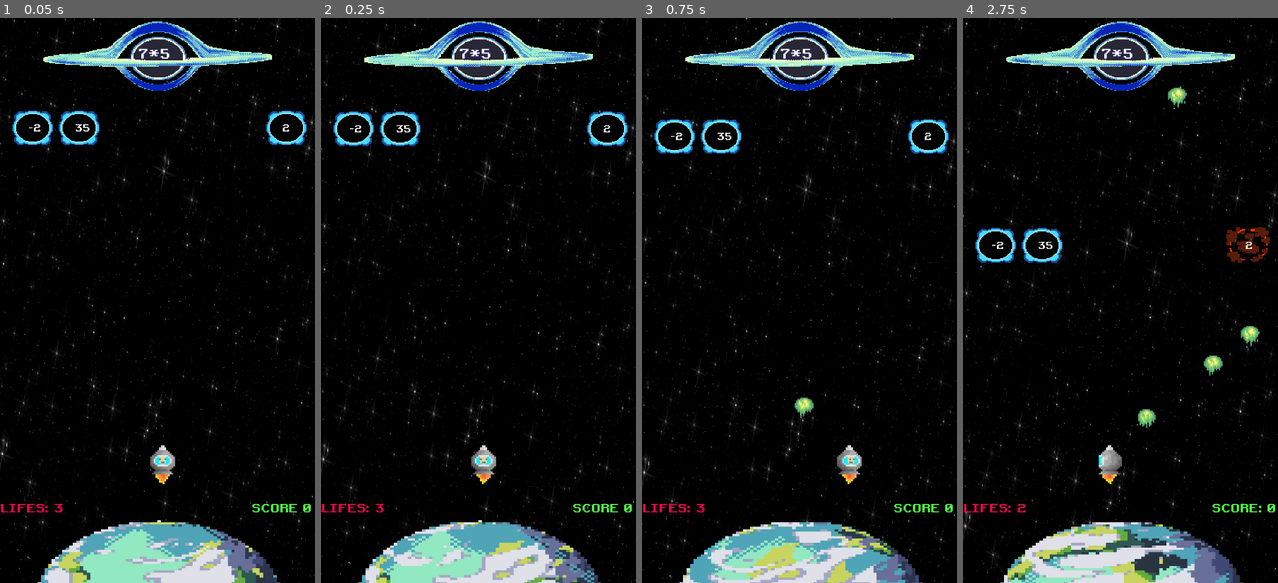
Above: before the commit, frames 1-4 (left to right).
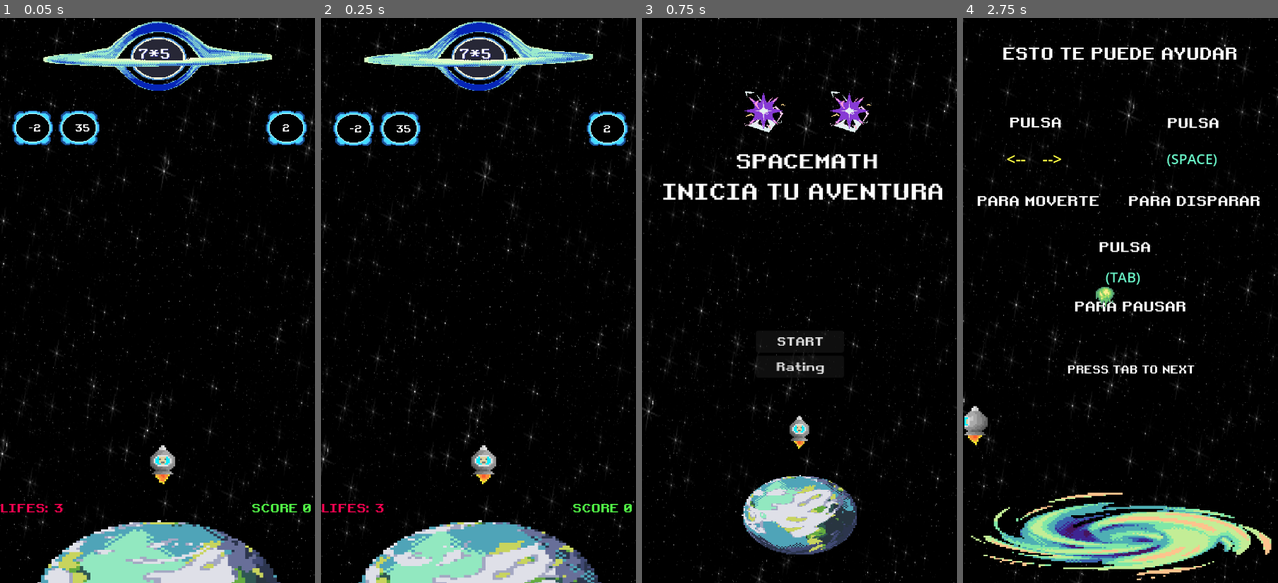
Above: after the commit, the same moments.

Repository: Keeeff9/math-kid
Game: Godot game, scene res://Main_World/world.tscn
Same seed, same stepped clock (60 frames per second), same inputs: the game is played once before the commit and once after it. This scene is started directly instead of the project's main scene. Sound files missing from this copy of the repository are replaced by a short silence.
Inputs (mouse positions are in pixels of both pictures, inside the frame that each line leads up to):
- Up to frame 1 (0.05 s): no input
- Up to frame 2 (0.25 s): no input
- Up to frame 3 (0.75 s): tap Enter (ui_accept) at 0.5 s; hold Right (ui_right) from 0.53 s (still down); hold R (Reiniciar, bound only after the commit) from 0.53 s (still down)
- Up to frame 4 (2.75 s): tap Enter (ui_accept) at 0.77, 0.8, 1.07, 2.1, 2.27, 2.57 s; release Right (ui_right) at 1.25 s; release R (Reiniciar, bound only after the commit) at 1.25 s; click (1120, 340) at 1.25 s, where only the run after the commit has a clickable "START"; hold Left (ui_left) from 2.03 s (still down); tap R (Reiniciar, bound only after the commit) at 2.3 s

Frame 1 is identical in both runs. In frame 2, less than 0.1% of the frame differs, in the area x 3-98%, y 17-23%; in frame 3, 19%; in frame 4, 20%, in the area x 0-100%, y 0-100%.

Commit message:
Agregando temporizador y reiniciar en menu pausa

Diff:
--- a/SpaceMath/v.0.2.2/Main_World/world.tscn
+++ b/SpaceMath/v.0.2.2/Main_World/world.tscn
@@ -493,10 +493,10 @@
 [node name="CanvasLayer" type="CanvasLayer" parent="."]
 
 [node name="menuPausa" parent="CanvasLayer" instance=ExtResource("8_uhaoi")]
-offset_left = -7.0
-offset_top = -3.0
-offset_right = -7.0
-offset_bottom = -3.0
+offset_left = -18.0
+offset_top = -72.0
+offset_right = -18.0
+offset_bottom = -72.0
 
 [node name="Planet" type="AnimatedSprite2D" parent="."]
 texture_filter = 1
--- a/SpaceMath/v.0.2.2/Scenes/menu_pausa.tscn
+++ b/SpaceMath/v.0.2.2/Scenes/menu_pausa.tscn
@@ -8,6 +8,10 @@
 
 [sub_resource type="LabelSettings" id="LabelSettings_dotdj"]
 font_size = 27
+
+[sub_resource type="LabelSettings" id="LabelSettings_ntiai"]
+font = ExtResource("4_24mp2")
+font_size = 24
 
 [node name="menuPausa" type="Control"]
 process_mode = 3
@@ -45,3 +49,12 @@
 stream = ExtResource("5_8c2dc")
 volume_db = -12.53
 autoplay = true
+
+[node name="Restart" type="Label" parent="."]
+layout_mode = 0
+offset_left = 246.0
+offset_top = 950.0
+offset_right = 550.0
+offset_bottom = 981.0
+text = "PRESS R TO RESTART"
+label_settings = SubResource("LabelSettings_ntiai")
--- a/SpaceMath/v.0.2.2/Scenes/player.tscn
+++ b/SpaceMath/v.0.2.2/Scenes/player.tscn
@@ -133,3 +133,9 @@
 
 [node name="Shield" type="AudioStreamPlayer" parent="."]
 stream = ExtResource("3_gf1e3")
+
+[node name="ShootTimer" type="Timer" parent="."]
+wait_time = 1.7
+one_shot = true
+
+[connection signal="timeout" from="ShootTimer" to="." method="_on_shoot_timer_timeout"]
--- a/SpaceMath/v.0.2.2/Scripts/enemy.gd
+++ b/SpaceMath/v.0.2.2/Scripts/enemy.gd
@@ -2,7 +2,7 @@
 extends Area2D
 
 var choque_enemy := false
-var gravityy: Vector2 = Vector2(0, 70)
+var gravityy: Vector2 = Vector2(0, 60)
 var velocity: Vector2 = Vector2.ZERO
 @onready var enemy_animation: AnimatedSprite2D = $Animations
 @onready var respuesta: Label = $Respuesta
--- a/SpaceMath/v.0.2.2/Scripts/menu_pausa.gd
+++ b/SpaceMath/v.0.2.2/Scripts/menu_pausa.gd
@@ -6,14 +6,26 @@
 	$Background.visible = false
 	$Planet.visible = false
 	$Title.visible = false
-
+	$Restart.visible = false
 
 
 # Called every frame. 'delta' is the elapsed time since the previous frame.
 func _process(delta: float) -> void:
 	if Input.is_action_just_pressed("tab_pause"):
-		get_tree().paused  = not get_tree().paused
-		var is_paused = get_tree().paused
-		$Background.visible = is_paused
-		$Planet.visible = is_paused
-		$Title.visible = is_paused
+		pausa()
+
+func pausa():
+	var is_paused = not get_tree().paused
+	get_tree().paused  = is_paused
+	$Background.visible = is_paused
+	$Planet.visible = is_paused
+	$Title.visible = is_paused
+	$Restart.visible = is_paused
+
+
+
+
+func _input(event: InputEvent) -> void:
+	if event.is_action_pressed("Reiniciar"):
+		get_tree().paused = false
+		get_tree().change_scene_to_file("res://Scenes/menu.tscn")
--- a/SpaceMath/v.0.2.2/Scripts/player.gd
+++ b/SpaceMath/v.0.2.2/Scripts/player.gd
@@ -9,6 +9,8 @@
 @onready var shield_sound: AudioStreamPlayer = $Shield
 @onready var parent_node := get_parent() # Para gestionar correctamente las balas
 
+@onready var shoot_timer: Timer = $ShootTimer
+var shoot_can =	true
 var conteo: int = 0
 var is_moving: bool = false  # Si el jugador está en movimiento
 
@@ -18,7 +20,7 @@
 
 func _physics_process(delta: float) -> void:
 	movimientopersonaje(delta)
-	if Input.is_action_just_pressed("ui_accept"):
+	if Input.is_action_just_pressed("ui_accept") and shoot_can:
 		shoot.play()
 		disparo()
 
@@ -31,6 +33,8 @@
 
 # Función para disparar balas
 func disparo() -> void:
+	shoot_can =false
+	shoot_timer.start()
 	var bullet = bullet_scene.instantiate()
 	bullet.global_position = global_position  # Posición del jugador
 	parent_node.add_child(bullet)  # Se añade al nodo padre (más seguro que al root)
@@ -74,3 +78,7 @@
 	shield_sound.play()  # Reproducir el sonido del escudo
 	await get_tree().create_timer(shield_sound.stream.get_length()).timeout  # Esperar a que termine la animación
 	shield_animation.visible = false  # Ocultar el escudo después de la animación
+
+#Funcoin del temporizador, conectandola al nodo
+func _on_shoot_timer_timeout() -> void:
+	shoot_can = true
--- a/SpaceMath/v.0.2.2/project.godot
+++ b/SpaceMath/v.0.2.2/project.godot
@@ -68,6 +68,11 @@
 "events": [Object(InputEventKey,"resource_local_to_scene":false,"resource_name":"","device":-1,"window_id":0,"alt_press …(191 unchanged characters)…
 ]
 }
+Reiniciar={
+"deadzone": 0.5,
+"events": [Object(InputEventKey,"resource_local_to_scene":false,"resource_name":"","device":-1,"window_id":0,"alt_pressed":false,"shift_pressed":false,"ctrl_pressed":false,"meta_pressed":false,"pressed":false,"keycode":0,"physical_keycode":82,"key_label":0,"unicode":114,"location":0,"echo":false,"script":null)
+]
+}
 
 [rendering]
 
Not shown: 1 places in SpaceMath/v.0.2.2/Scenes/menu_pausa.tscn that only renumber resources
